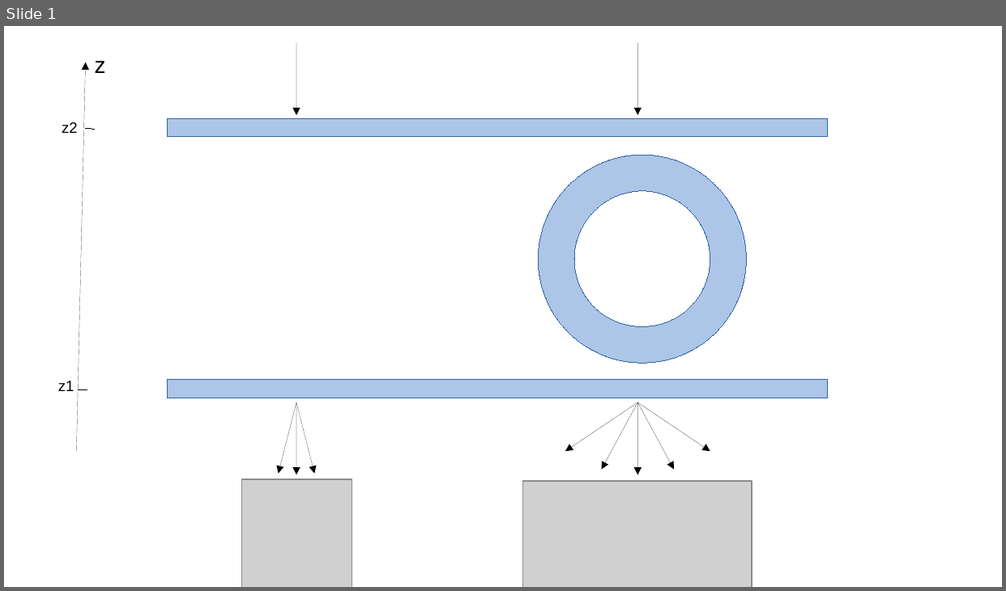
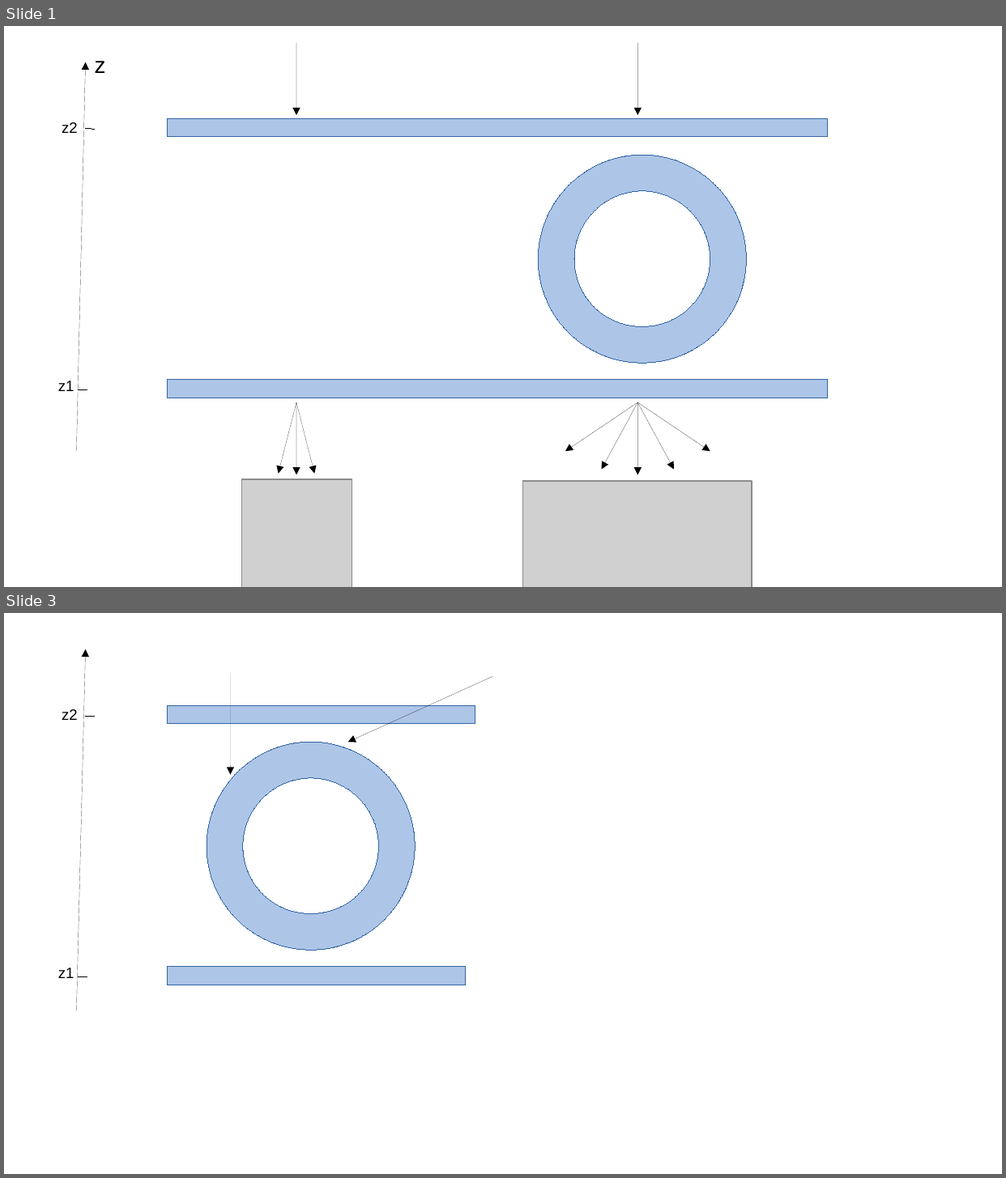
Before and after one commit to cedricpri/MasterTheses, a slide deck: MuonSystems/figs/myFigures.odp. Shown one above the other, each under a label of ours: slide 1 before the commit, slides 1 and 3 after it; the slides between them are not shown. The pictures are 1006x591 and 1006x1178 pixels, drawn with LibreOffice and Linux fonts; fonts in the diff are those of the drawing; grey boxes stand for pictures. Boxes give left, top, right and bottom in pixels: in the first picture for what was removed or moved away, otherwise in the second. Text is boxed around its words. In the diff, an @@ line names an element or a change of style, - is before the commit and + after.

```diff
--- a/MuonSystems/figs/myFigures.odp
+++ b/MuonSystems/figs/myFigures.odp
@@ slide 3 added at (4, 613, 1002, 1174), background #FFFFFF @@
@@ arrow added from (76, 1012) to (86, 649), #000000 0 pt @@
@@ arrow added from (230, 673) to (230, 775), #000000 0 pt @@
@@ arrow added from (493, 676) to (348, 742), #000000 0 pt @@
@@ text added at (62, 709, 78, 720), 12 pt, text #000000 @@
+z2
@@ rectangle added at (167, 705, 475, 723), fill #ADC5E7, outline #3465A4 0 pt @@
@@ line added from (86, 716) to (95, 716), #000000 0 pt @@
@@ ellipse added at (206, 742, 415, 950), fill #ADC5E7, outline #3465A4 0 pt @@
@@ ellipse added at (243, 777, 379, 914), fill #FFFFFF, outline #3465A4 0 pt @@
@@ text added at (58, 968, 74, 978), 12 pt, text #000000 @@
+z1
@@ line added from (79, 977) to (87, 977), #000000 0 pt @@
@@ rectangle added at (167, 967, 466, 986), fill #ADC5E7, outline #3465A4 0 pt @@
```
Also in this commit, not shown: 2 other slides added, 10 other files.
